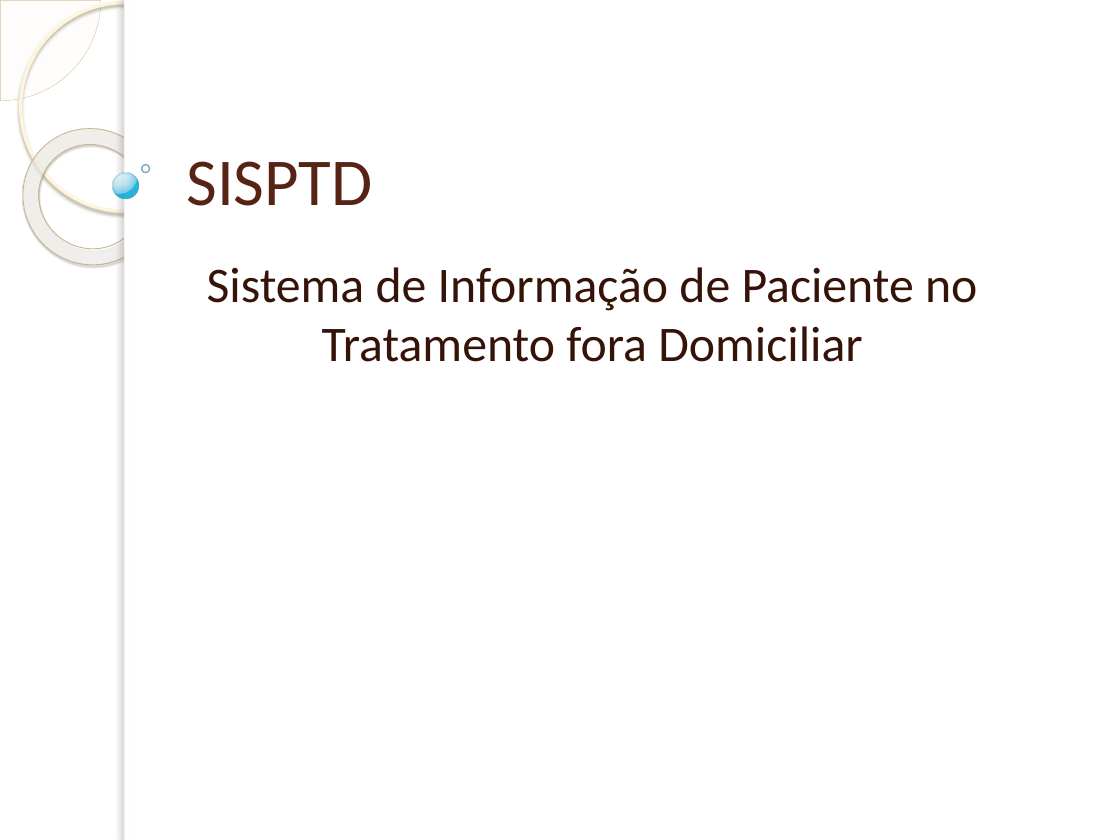
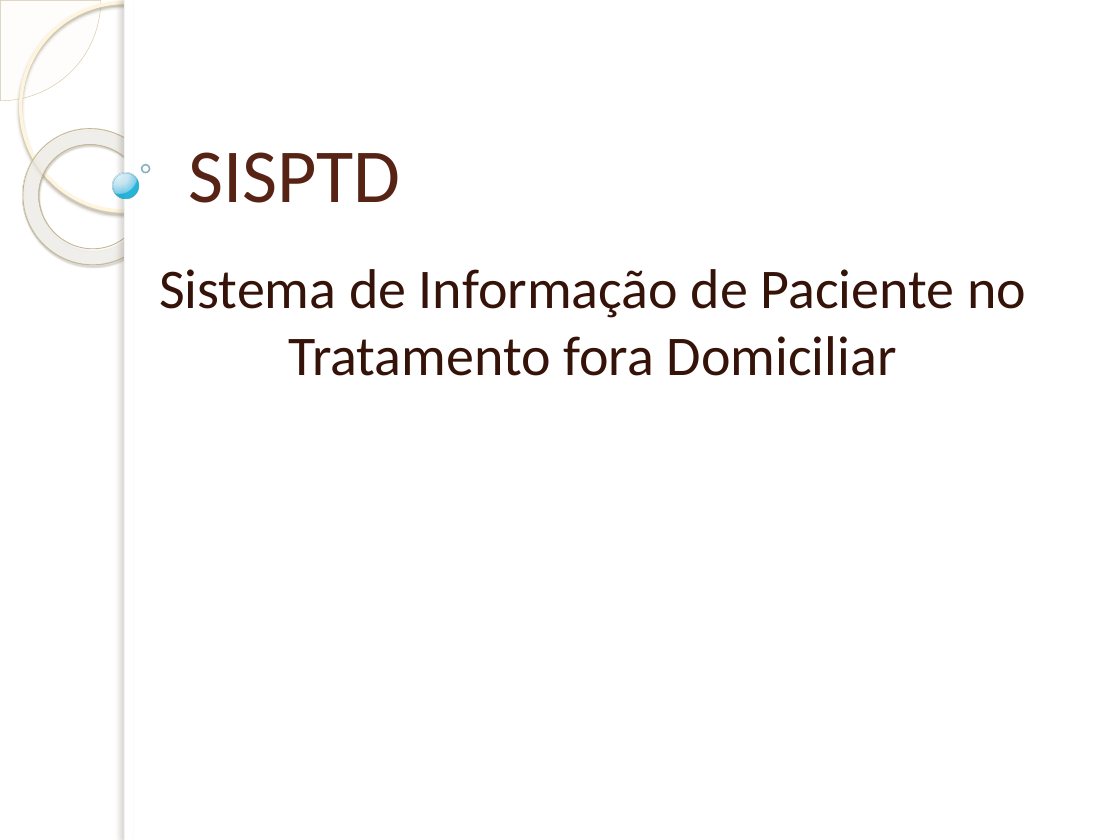
Before and after one commit to pjsantosp/PROJETOTCC, a slide deck: slide 2 of Apresentação TCC1 Paulo.pptx. Drawn at 1120x840 pixels with LibreOffice and Linux fonts; fonts in the diff are those of the drawing; background and template pictures are left out. Boxes give left, top, right and bottom in pixels: in the first picture for what was removed or moved away, otherwise in the second. Text is boxed around its words. In the diff, an @@ line names an element or a change of style, - is before the commit and + after.

```diff
--- a/Apresentação TCC1 Paulo.pptx
+++ b/Apresentação TCC1 Paulo.pptx
@@ title "SISPTD" at box(188, 152, 400, 203): size 43 to 49 pt @@
@@ subtitle "Sistema de Informação de Paciente ..." at box(159, 269, 1026, 376): size 32 to 36 pt @@
```
Also in this commit, not shown: 9 other slides changed, 2 slides added, 1 slide removed.
